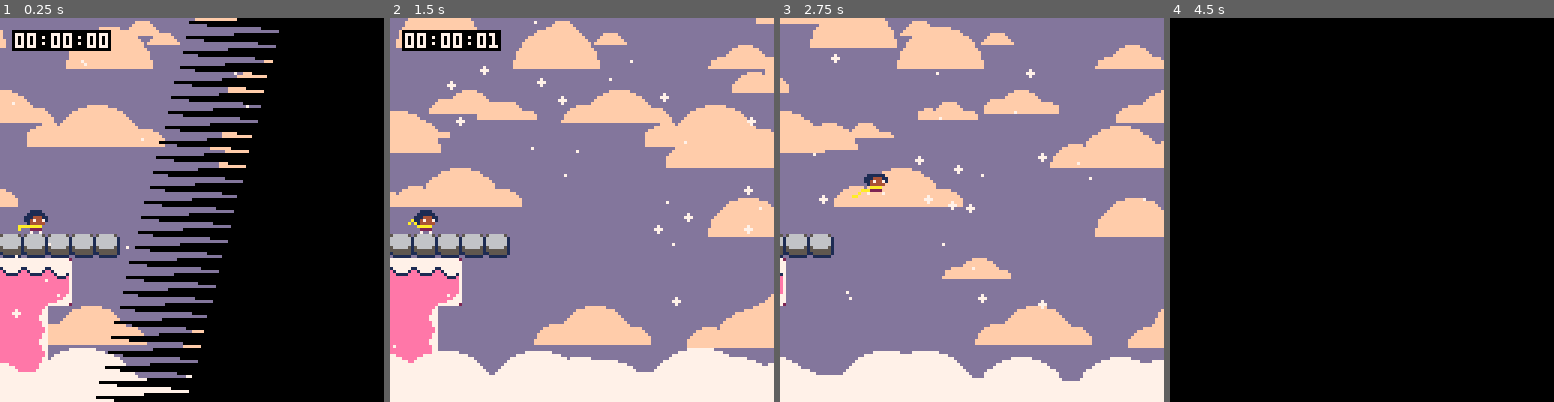
Above: before the commit, frames 1-4 (left to right).
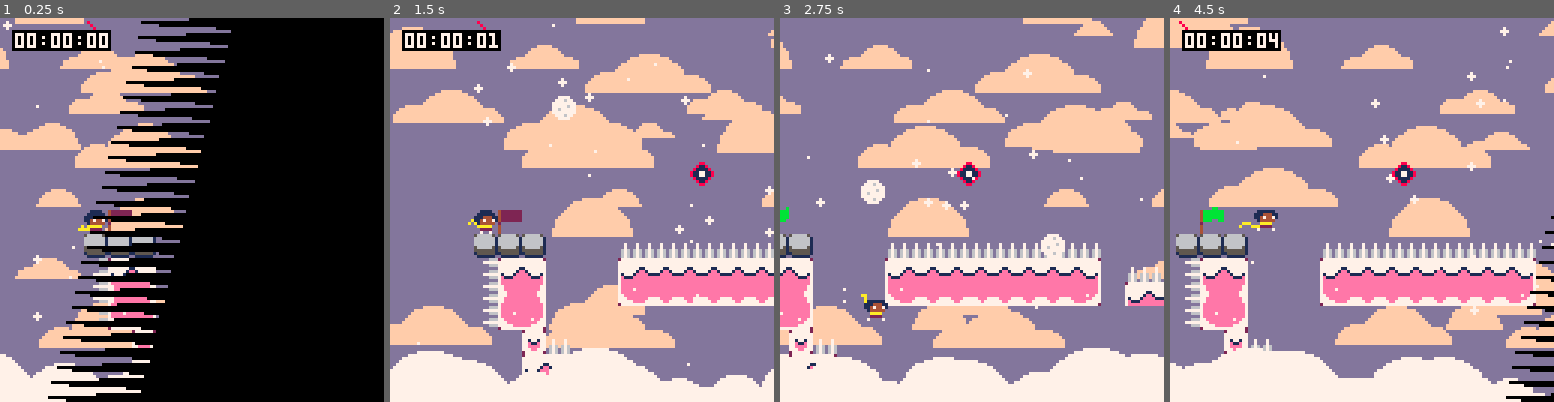
Above: after the commit, the same moments.

Repository: ExOK/Celeste2
Game: PICO-8 cartridge 6.p8
Two runs of this game, one before a commit and one after it. Both use one fixed random seed, a clock stepped at 60 frames per second and the inputs below.
Inputs:
- Up to frame 1 (0.25 s): no input
- Up to frame 2 (1.5 s): tap X (X key) at 0.33, 1.07 s; tap O (Z key) at 0.7 s
- Up to frame 3 (2.75 s): hold Right 1.6-2.1 s; tap O (Z key) at 1.7, 2.1, 2.5 s; tap X (X key) at 1.85 s; hold Right from 2.47 s (still down)
- Up to frame 4 (4.5 s): tap O (Z key) every 0.4 s from 2.9 to 4.1 s; tap X (X key) at 2.97, 4.08 s; release Right at 3.03 s; hold Left 3.08-3.58 s; hold Down 3.63-3.97 s; hold Right from 4.02 s (still down)

The runs differ from the first frame. In frame 1, 30% of the frame differs, in the area x 0-73%, y 0-100%; in frame 2, 48%; in frame 3, 46%; in frame 4, 98%, in the area x 0-100%, y 0-100%.

Commit message:
springboard stuff

Diff:
--- a/6.p8
+++ b/6.p8
@@ -15,12 +15,12 @@
 
 __gfx__
 00000000626666660011110001111110011111000011110000000000000000000000000000000000000000006666666600000000422222220000000000000000
-00000000626666660111111011144411111111100111111000000000000000000000000000000000000000000311113000000000422222220000000000000000
-00700700626666661114441111474471144441101174471100000000000000000000000000000000000000000031130000000000422222220000000000000000
-0007700022222222114744710144444017447410714444170000000000000000000000000000000000000077000bb00000000000422222220000000000000000
-00077000666662660144444000aaaa000444441007aaaa700eeeeeeeeee00000000000000000000000000777000bb00066666666200000000000000000000000
-007007006666626600aaaa000022220000aaaa7000222200e111ee11e111000000770000000000000007777700b11b0000033000400000000000000000000000
-000000006666626600222200070000700022220000222200e1ccee7ce7cc00000777770000000000007777770b1111b0000bb000400000000000000000000000
+00000000626666660111111011144411111111100111111000000000000000000000000000000000000000000311113000000000422222220800000000000080
+00700700626666661114441111474471144441101174471100000000000000000000000000000000000000000031130000000000422222220080000000000800
+0007700022222222114744710144444017447410714444170000000000000000000000000000000000000077000bb00000000000422222220008000000008000
+00077000666662660144444000aaaa000444441007aaaa700eeeeeeeeee00000000000000000000000000777000bb00066666666200000000000808008080000
+007007006666626600aaaa000022220000aaaa7000222200e111ee11e111000000770000000000000007777700b11b0000033000400000000000088008800000
+000000006666626600222200070000700022220000222200e1ccee7ce7cc00000777770000000000007777770b1111b0000bb000400000000000888008880000
 000000002222222200700700000000000000700007700770e1cceeccee77c0007777777000000000777777776666666666666666400000000000000000000000
 57777777777777777777777599999999000600000b300b00e1cceeeceeccc0000000000000000000000000000000000000000000000000000000000000022000
 77777777777777777777777791111119006660000033b000eeeeeeeeeeee22220000000000000000000000000000000000000000000000000000000000022000
@@ -74,22 +74,22 @@
 0003000000000101010101000000000083838300000001010101010000000001838383830800838381818107070700038383838383838383818181070707000001010101000000000000000000000000010101010000000000000000000000000101010100000000000000000000000000000000000000000000000000000000
 0000000000000000000000000000000000000000000000000000000000000000000000000000000000000000000000000000000000000000000000000000000000000000000000000000000000000000000000000000000000000000000000000000000000000000000000000000000000000000000000000000000000000000
 __map__
+00000000000000000000000000000000000000003c000000000000000000000000000e000000000000000000000000000000000000000000000000000000000000000000000000000000000000000000000000000000000000000000000000000000000000000000000000000000000000000000000000000000000000000000
+000000000000000000000000000000000000000b3c0000000000000000000000000000000000000000000000000000000000000000000000000000000000000000000000000000000000000000000000000000000000000000000000000000000000000000000000000000000000000000000000000000000000000000000000
+000000000000000000000000000000000000002b2c2d00000000000000000000000000000000000000000000000000000000000000000000000000000000000000000000000000000000000000000000000000000000000000000000000000000000000000000000000000000000000000000000000000000000000000000000
 0000000000000000000000000000000000000000000000000000000000000000000000000000000000000000000000000000000000000000000000000000000000000000000000000000000000000000000000000000000000000000000000000000000000000000000000000000000000000000000000000000000000000000
 0000000000000000000000000000000000000000000000000000000000000000000000000000000000000000000000000000000000000000000000000000000000000000000000000000000000000000000000000000000000000000000000000000000000000000000000000000000000000000000000000000000000000000
 0000000000000000000000000000000000000000000000000000000000000000000000000000000000000000000000000000000000000000000000000000000000000000000000000000000000000000000000000000000000000000000000000000000000000000000000000000000000000000000000000000000000000000
-0000000000000000000000000000000000000000000000000000000000000000000000000000000000000000000000000000000000000000000000000000000000000000000000000000000000000000000000000000000000000000000000000000000000000000000000000000000000000000000000000000000000000000
-0000000000000000000000000000000000000000000000000000000000000000000000000000000000000000000000000000000000000000000000000000000000000000000000000000000000000000000000000000000000000000000000000000000000000000000000000000000000000000000000000000000000000000
-0000000000000000000000000000000000000000000000000000000000000000000000000000000000000000000000000000000000000000000000000000000000000000000000000000000000000000000000000000000000000000000000000000000000000000000000000000000000000000000000000000000000000000
-0000000000000000000000000000000000000000000000000000000000000000000000000000000000000000000000000000000000000000000000000000000000000000000000000000000000000000000000000000000000000000000000000000000000000000000000000000000000000000000000000000000000000000
-0000000000000000000000000000000000000000000000000000000000000000000000000000000000000000000000000000000000000000000000000000000000000000000000000000000000000000000000000000000000000000000000000000000000000000000000000000000000000000000000000000000000000000
-0002000000000000000000000000000000000000000000000000000000000000000000000000000000000000000000000000000000000000000000000000000000000000000000000000000000000000000000000000000000000000000000000000000000000000000000000000000000000000000000000000000000000000
-2f2f2f2f2f000000000000000000000000000000000000000000000000000000000000000000000000000000000000000000000000000000000000000000000000000000000000000000000000000000000000000000000000000000000000000000000000000000000000000000000000000000000000000000000000000000
-1111120000000000000000000000000000000000000000000000000000000000000000000000000000000000000000000000000000000000000000000000000000000000000000000000000000000000000000000000000000000000000000000000000000000000000000000000000000000000000000000000000000000000
-2121320000000000000000000000000000000000000000000000000000000000000000000000000000000000000000000000000000000000000000000000000000000000000000000000000000000000000000000000000000000000000000000000000000000000000000000000000000000000000000000000000000000000
-2122000000000000000000000000000000000000000000000000000000000000000000000000000000000000000000000000000000000000000000000000000000000000000000000000000000000000000000000000000000000000000000000000000000000000000000000000000000000000000000000000000000000000
-2122000000000000000000000000000000000000000000000000000000000000000000000000000000000000000000000000000000000000000000000000000000000000000000000000000000000000000000000000000000000000000000000000000000000000000000000000000000000000000000000000000000000000
-2122000000000000000000000000000000000000000000000000000000000000000000000000000000000000000000000000000000000000000000000000000000000000000000000000000000000000000000000000000000000000000000000000000000000000000000000000000000000000000000000000000000000000
-2122000000000000000000000000000000000000000000000000000000000000000000000000000000000000000000000000000000000000000000000000000000000000000000000000000000000000000000000000000000000000000000000000000000000000000000000000000000000000000000000000000000000000
+0000000000000000002e0000000000000000000000000000000000000000000000000000000000000000002e000000000000000000000000000000000000000000000000000000000000000000000000000000000000000000000000000000000000000000000000000000000000000000000000000000000000000000000000
+0000000000000000000000000000000b000000000000000000000000002e0000000000000000000000000000000000000000000000000000000000000000000000000000000000000000000000000000000000000000000000000000000000000000000000000000000000000000000000000000000000000000000000000000
+00000000000000000000000000000013000000000000000000000000000000000000020d0000000000000000000000000000000000000000000000000000000000000000000000000000000000000000000000000000000000000000000000000000000000000000000000000000000000000000000000000000000000000000
+2f2f2f2f2f00000000000000000000000000000000000000000000000000000000002f2f2f00000024242424242424242400000000000000000000000000000000000000000000000000000000000000000000000000000000000000000000000000000000000000000000000000000000000000000000000000000000000000
+1111120000000000000000000000000000000000000000000000000000000000000025101200000010111111111111111200242424242424242400000000000000000000000000000000000000000000000000000000000000000000000000000000000000000000000000000000000000000000000000000000000000000000
+2121320000000000000000000000000000000000000000000000000000000000000025202200000030313131313131313200101111111111111100000000000000000000000000000000000000000000000000000000000000000000000000000000000000000000000000000000000000000000000000000000000000000000
+2122000000000000000000000000000000000000000000000000000000000000000025303200000000000000000000000000000000000000000000000000000000000000000000000000000000000000000000000000000000000000000000000000000000000000000000000000000000000000000000000000000000000000
+2122000000000000000000000000000000000000130000000000000000000000000000002324000000000000000000000000000000000000000000000000000000000000000000000000000000000000000000000000000000000000000000000000000000000000000000000000000000000000000000000000000000000000
+2122000000000000000000000000001300000000000000000000000000000000000000001012000000000000000000000000000000000000000000000000000000000000000000000000000000000000000000000000000000000000000000000000000000000000000000000000000000000000000000000000000000000000
+2122000000000000000000000000000000000000000000000000000000000000000000002022000000000000000000000000000000000000000000000000000000000000000000000000000000000000000000000000000000000000000000000000000000000000000000000000000000000000000000000000000000000000
 
 
 
--- a/objects.lua
+++ b/objects.lua
@@ -136,6 +136,10 @@
 		self:move_x(self.speed_x, self.on_collide_x)
 		self:move_y(self.speed_y, self.on_collide_y)
 
+		if self.player != nil then
+			self.player:move_y(self.speed_y)
+		end
+
 		self.destroyed = self.y > level.height * 8 + 24
 	end
 end
@@ -153,7 +157,7 @@
 	end
 
 	if self.speed_y >= 2 then
-		self.speed_y *= -0.5
+		self.speed_y *= -0.4
 	else
 		self.speed_y = 0
 	end
@@ -282,3 +286,25 @@
 		object.draw(self)
 	end
 end
+
+snowball_spawner_r = new_type(14)
+snowball_spawner_r.timer = 0
+snowball_spawner_r.update = function(self)
+	self.timer += 1
+	if self.timer >= 30 then
+		self.timer = 0
+		local snowball = create(snowball, self.x, self.y - 8)
+		snowball.speed_x = 2
+	end
+end
+
+snowball_spawner_l = new_type(15)
+snowball_spawner_l.timer = 0
+snowball_spawner_l.update = function(self)
+	self.timer += 1
+	if self.timer >= 30 then
+		self.timer = 0
+		local snowball = create(snowball, self.x, self.y - 8)
+		snowball.speed_x = -2
+	end
+end
--- a/player.lua
+++ b/player.lua
@@ -107,9 +107,10 @@
 	self.t_var_jump = 6
 	self.t_jump_grace = 0
 	self.remainder_y = 0
+	self.springboard.player = nil
 
 	for o in all(objects) do
-		if o.base == crumble and not o.destroyed and self.springboard:overlaps(o, 0, 1) then
+		if o.base == crumble and not o.destroyed and self.springboard:overlaps(o, 0, 4) then
 			o.breaking = true
 			sfx(8, 3, 20, 4)
 		end
@@ -598,6 +599,7 @@
 			self.t_jump_grace = 0
 			self.springboard = o
 			self.remainder_y = 0
+			o.player = self
 			self:move_y(o.y + 4 - self.y)
 		elseif o.base == berry and self:overlaps(o) then
 			--berry
